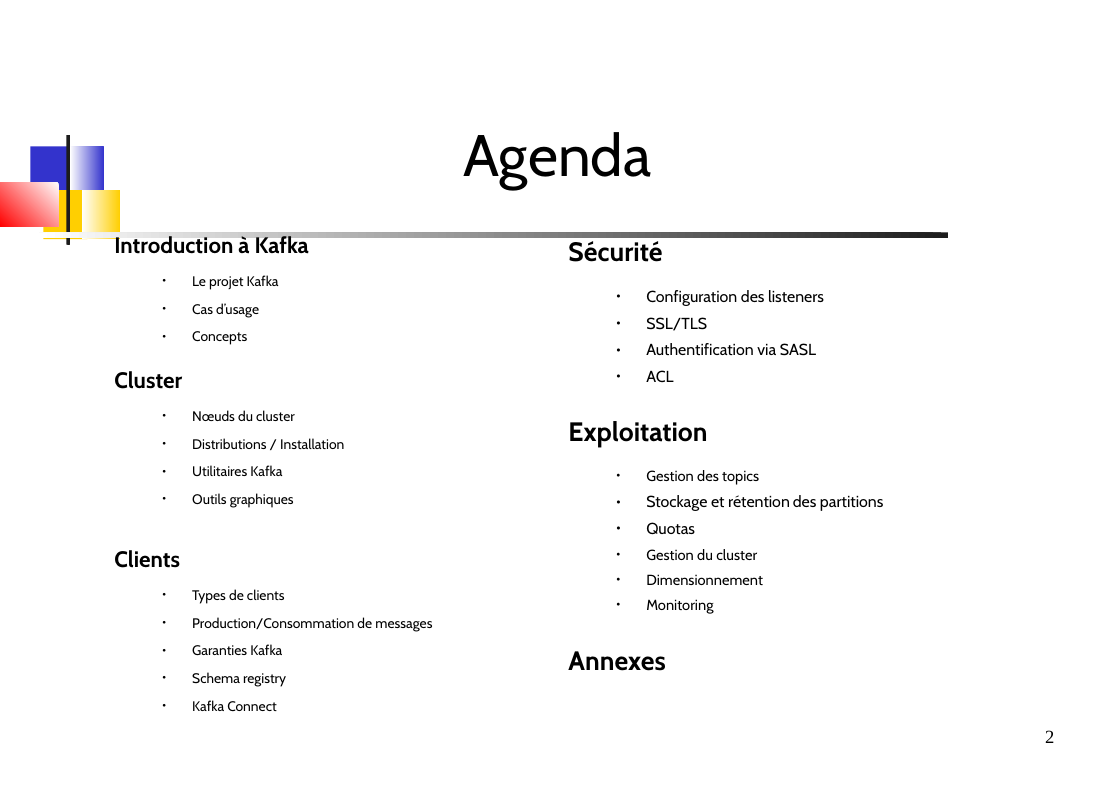
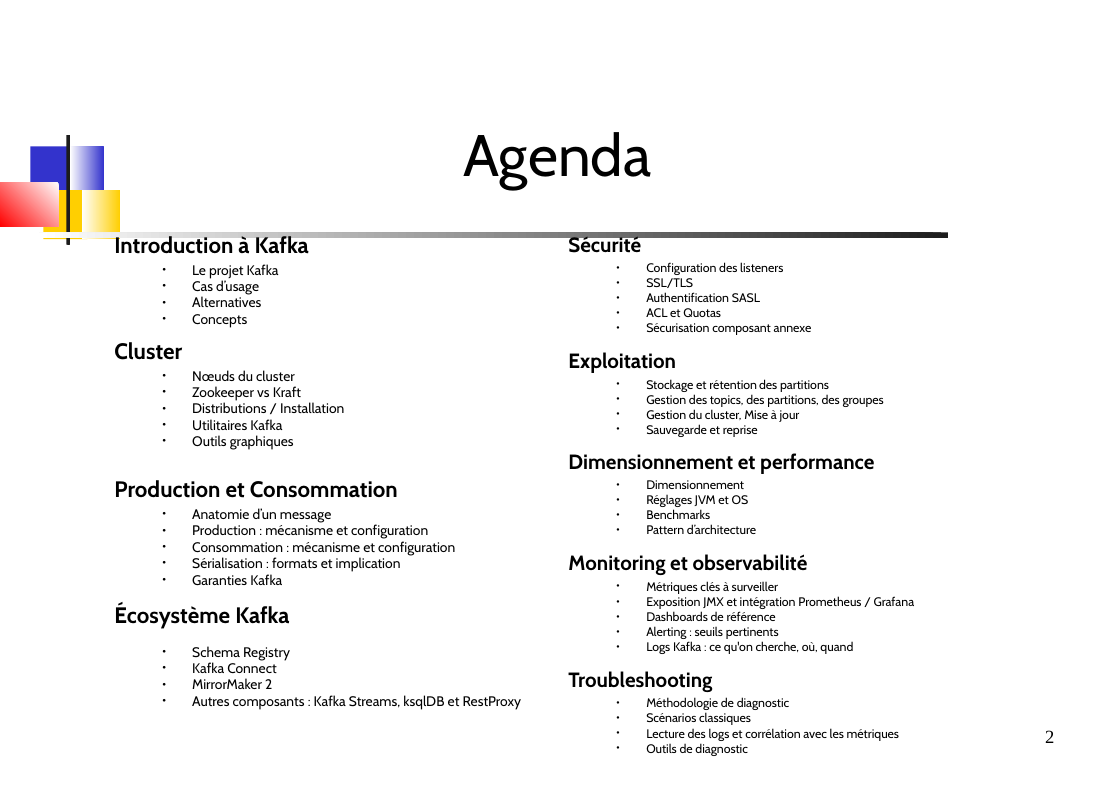
Before and after one commit to dthibau/kafka, a slide deck: slide 2 of KafkaAdmin.odp. Drawn at 1120x792 pixels with LibreOffice and Linux fonts; fonts in the diff are those of the drawing. Boxes give left, top, right and bottom in pixels: in the first picture for what was removed or moved away, otherwise in the second. Text is boxed around its words. In the diff, an @@ line names an element or a change of style, - is before the commit and + after.

```diff
--- a/KafkaAdmin.odp
+++ b/KafkaAdmin.odp
@@ text at <box>114,234,344,673</box>: less space between paragraphs @@
@@ text at <box>568,234,829,489</box>: size 20 to 15.5 pt in "Sécurité", "Exploitation"; size 12 to 9.3 pt in "Configuration des listeners", "SSL/TLS", "Stockage et rétention des partitions"; size 11 to 9.3 pt in "Dimensionnement"; line spacing 0.96 to 0.76; less space between paragraphs; line spacing 1 to 0.76; list level 2 to 1 in "Dimensionnement" @@
@@ text at <box>192,296,261,307</box>: paragraph added @@
+  ● Alternatives
@@ text at <box>646,292,812,335</box>: text changed; size 12 to 9.3 pt @@
-  ● Authentification via SASL
-  ● ACL
+  ● Authentification SASL
+  ● ACL et Quotas
+  ● Sécurisation composant annexe
@@ text at <box>192,386,301,401</box>: paragraph added @@
+● Zookeeper vs Kraft
@@ text at <box>568,394,884,474</box>: text changed; size 11 to 9.3 pt @@
-  ● Quotas
-  ● Gestion du cluster
+  ● Gestion des topics, des partitions, des groupes
+  ● Gestion du cluster, Mise à jour
+  ● Sauvegarde et reprise
+Dimensionnement et performance
@@ text at <box>646,470,759,485</box>: paragraph removed @@
-  ● Gestion des topics
@@ text at <box>114,480,455,572</box>: text changed @@
-Clients
-● Types de clients
-● Production/Consommation de messages
+Production et Consommation
+● Anatomie d’un message
+● Production : mécanisme et configuration
+● Consommation : mécanisme et configuration
+● Sérialisation : formats et implication
@@ text at <box>568,494,915,756</box>: text changed; size 11 to 9.3 pt @@
-  ● Monitoring
-Annexes
+● Réglages JVM et OS
+● Benchmarks
+● Pattern d’architecture
+Monitoring et observabilité
+● Métriques clés à surveiller
+● Exposition JMX et intégration Prometheus / Grafana
+● Dashboards de référence
+● Alerting : seuils pertinents
+● Logs Kafka : ce qu'on cherche, où, quand
+Troubleshooting
+● Méthodologie de diagnostic
+● Scénarios classiques
+● Lecture des logs et corrélation avec les métriques
+● Outils de diagnostic
@@ text at <box>114,604,290,661</box>: text changed; size 10.4 to 16.8 pt; bold on @@
-● Schema registry
+Écosystème Kafka
+● Schema Registry
@@ text at <box>192,678,522,710</box>: paragraphs added @@
+● MirrorMaker 2
+● Autres composants : Kafka Streams, ksqlDB et RestProxy
```
Also in this commit, not shown: 1 other slide changed, 3 other files.
